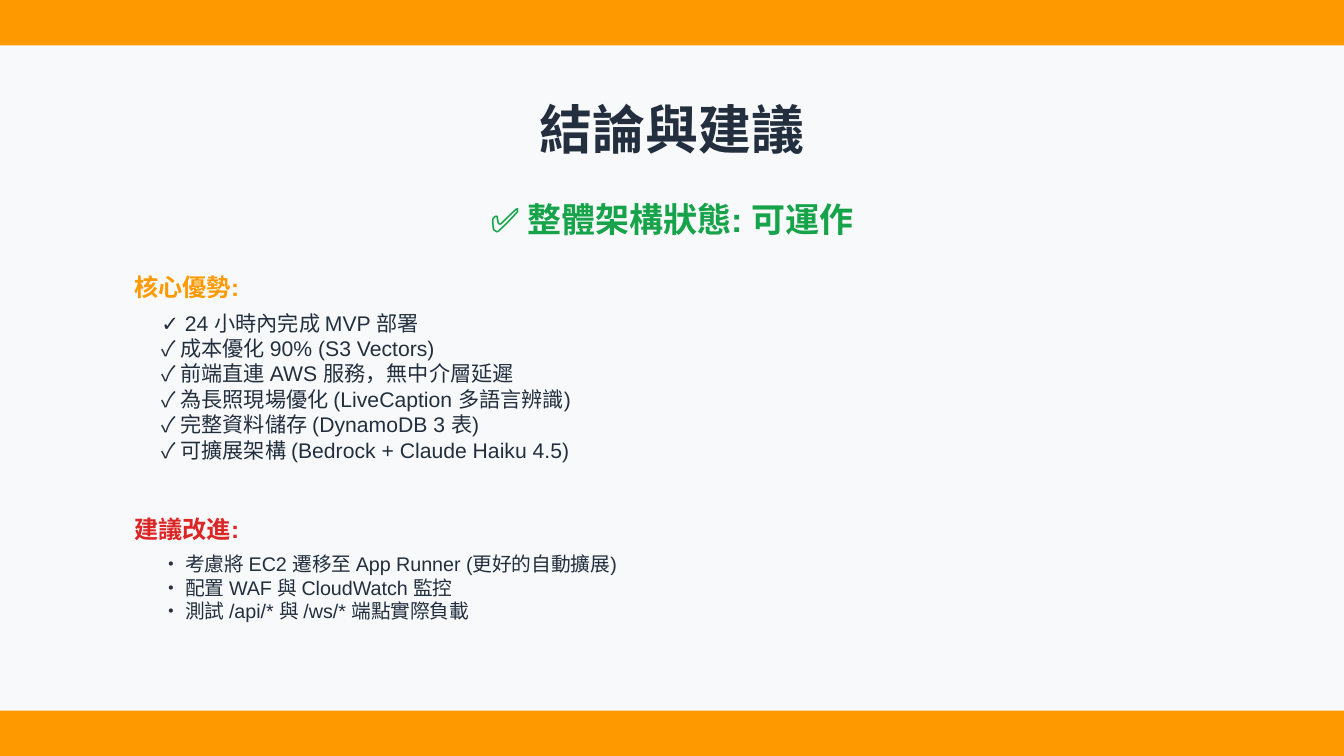
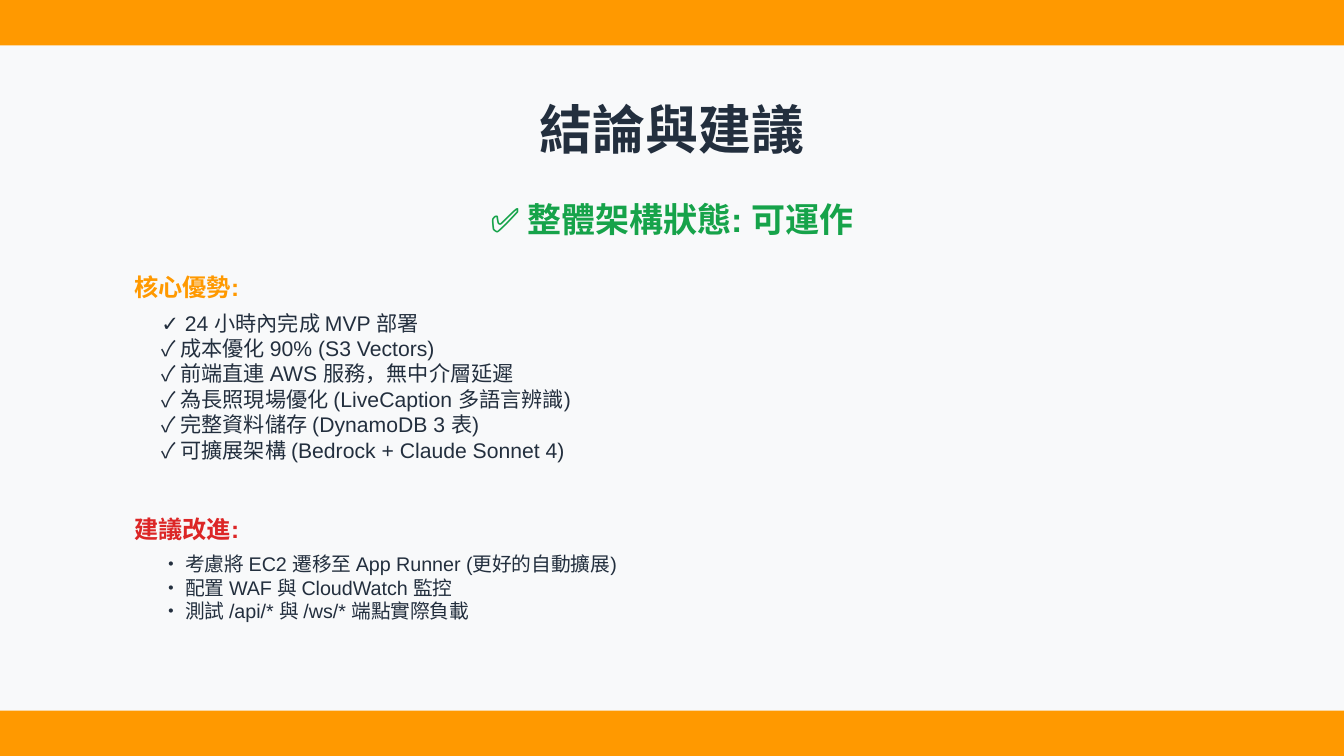
Before and after one commit to linjinhsien/Profit-Prophet, a slide deck: slide 8 of docs/architecture-verification/Profit-Prophet-完整驗證.pptx. Drawn at 1344x756 pixels with LibreOffice and Linux fonts; fonts in the diff are those of the drawing. Boxes give left, top, right and bottom in pixels: in the first picture for what was removed or moved away, otherwise in the second. Text is boxed around its words. In the diff, an @@ line names an element or a change of style, - is before the commit and + after.

```diff
--- a/docs/architecture-verification/Profit-Prophet-完整驗證.pptx
+++ b/docs/architecture-verification/Profit-Prophet-完整驗證.pptx
@@ text at <box>180,440,565,463</box>: text changed @@
-✓ 可擴展架構 (Bedrock + Claude Haiku 4.5)
+✓ 可擴展架構 (Bedrock + Claude Sonnet 4)
```
Also in this commit, not shown: 2 other slides changed, 6 other files.
